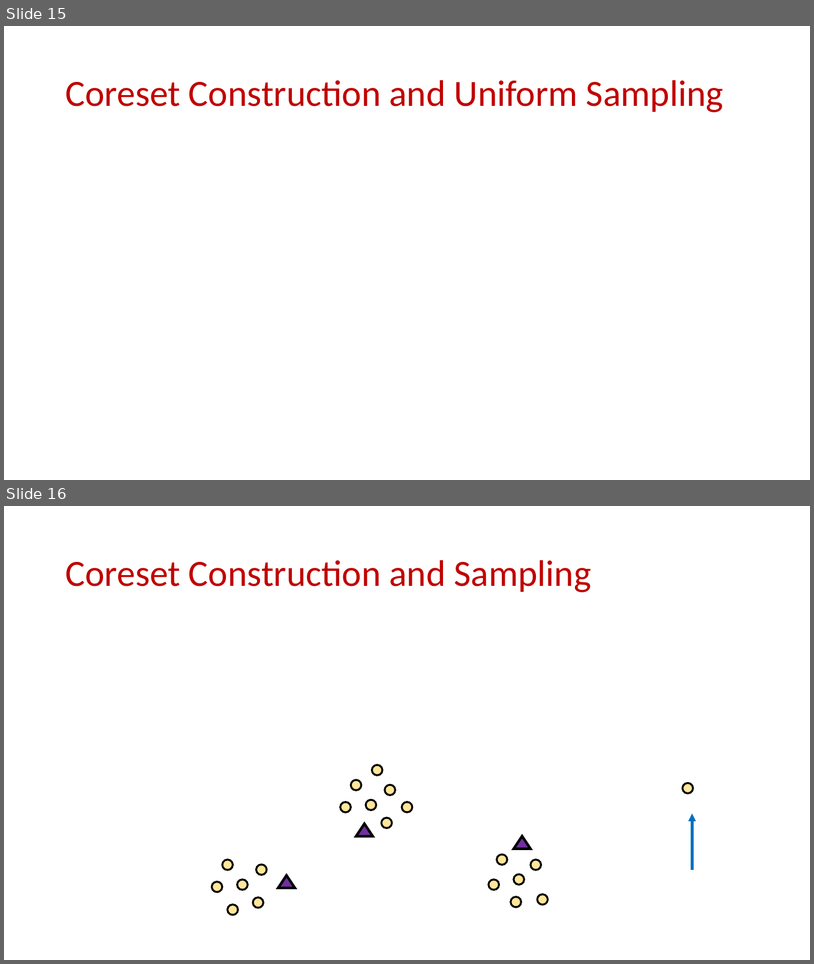
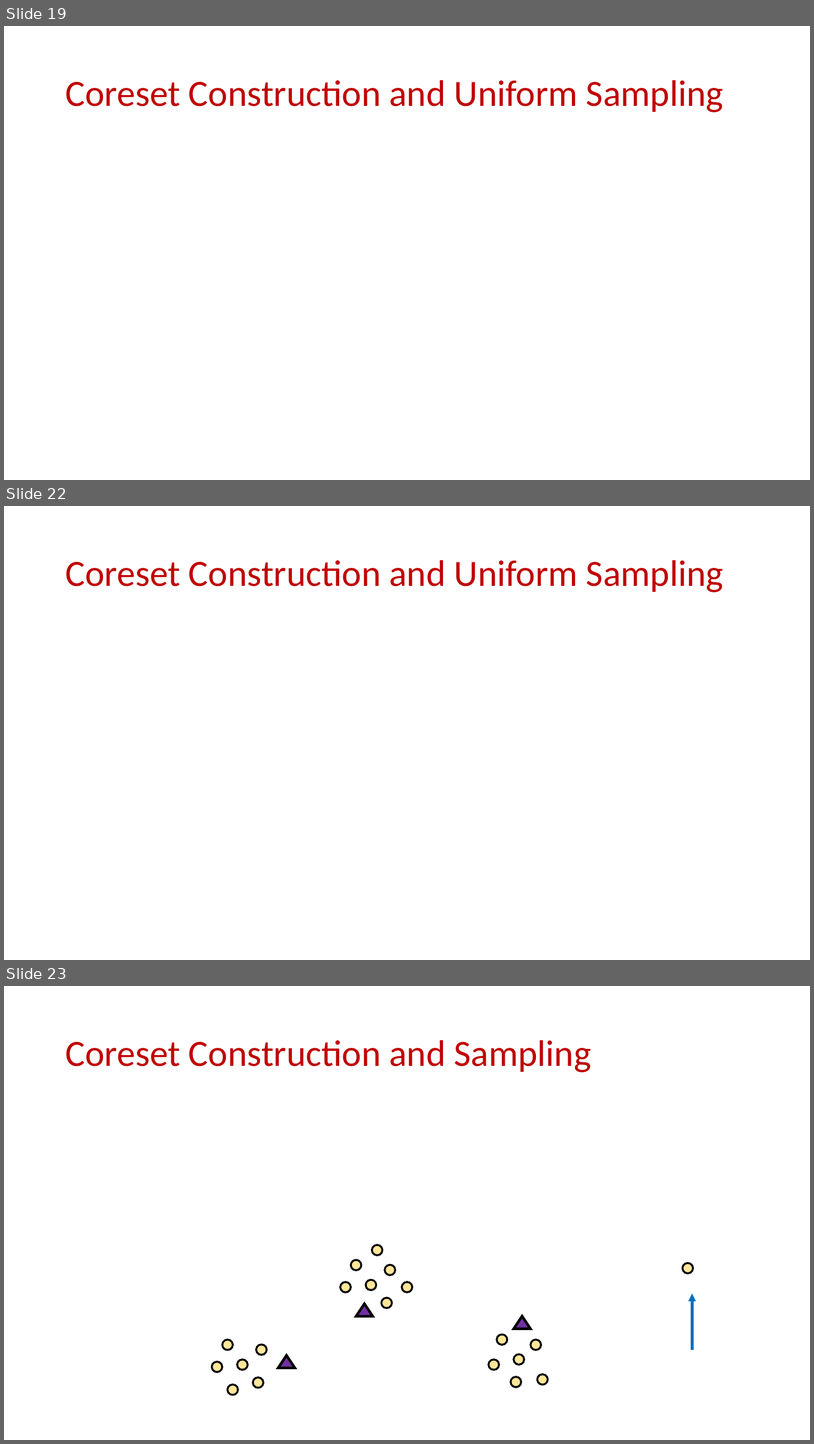
Before and after one commit to samsonzhou/samsonzhou.github.io, a slide deck: CSCE689-23/L23.pptx. Shown one above the other, each under a label of ours: slides 15 and 16 before the commit, slides 19, 22 and 23 after it; the slides between them are not shown. The pictures are 814x964 and 814x1444 pixels, drawn with LibreOffice and Linux fonts; fonts in the diff are those of the drawing; grey boxes stand for pictures. Boxes give left, top, right and bottom in pixels: in the first picture for what was removed or moved away, otherwise in the second. Text is boxed around its words. In the diff, an @@ line names an element or a change of style, - is before the commit and + after.

```diff
--- a/CSCE689-23/L23.pptx
+++ b/CSCE689-23/L23.pptx
@@ slide 22 added at <box>4,506,810,960</box>, background #FFFFFF @@
@@ title added at <box>65,560,724,592</box>, 44 pt, text #C00000 @@
+Coreset Construction and Uniform Sampling
@@ what was slide 15 is now slide 19 @@
@@ what was slide 16 is now slide 23 @@
```
Also in this commit, not shown: 1 slide changed, 6 other slides added.
